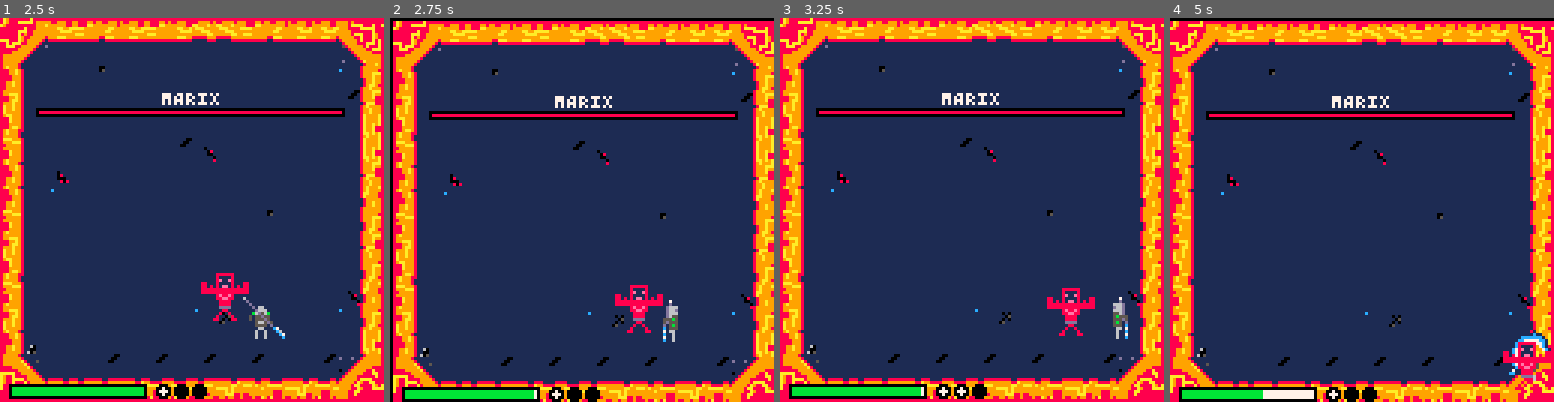
Above: before the commit, frames 1-4 (left to right).
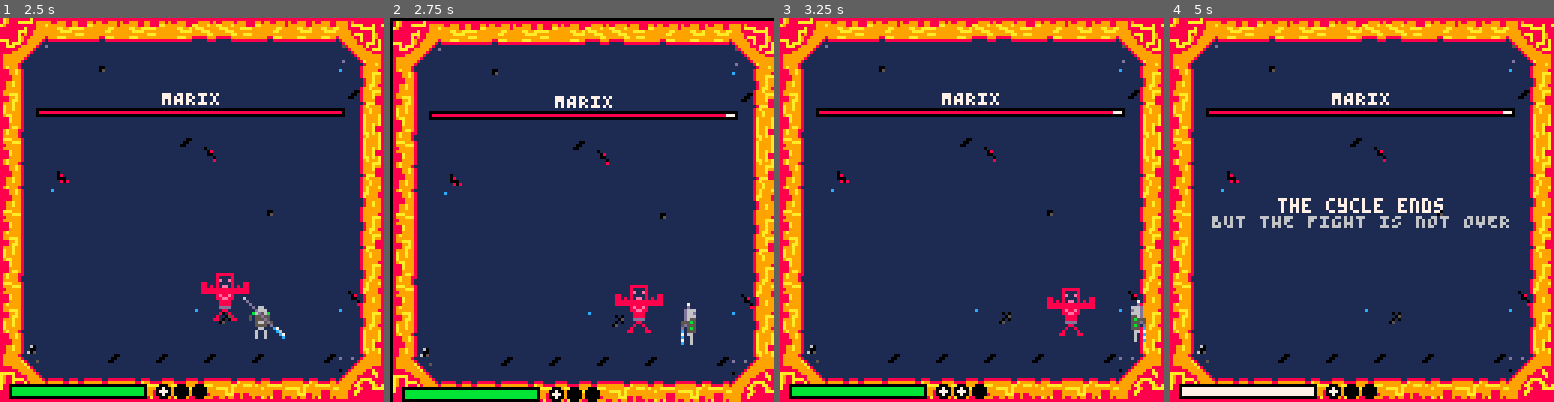
Above: after the commit, the same moments.

Repository: multikorv/pico8-godbusters
Game: PICO-8 cartridge godbusters.p8
Same seed, same stepped clock (60 frames per second), same inputs: the game is played once before the commit and once after it.
Inputs:
- Up to frame 1 (2.5 s): tap X (X key) at 0.33, 1.07, 1.85 s; tap O (Z key) at 0.7, 1.7, 2.1 s; hold Right 1.6-2.1 s; hold Up 2.15-2.42 s; hold Right from 2.47 s (still down)
- Up to frame 2 (2.75 s): keep holding Right; tap O (Z key) at 2.5 s
- Up to frame 3 (3.25 s): tap O (Z key) at 2.9 s; tap X (X key) at 2.97 s; release Right at 3.03 s; hold Left from 3.08 s (still down)
- Up to frame 4 (5 s): tap O (Z key) every 0.4 s from 3.3 to 4.9 s; release Left at 3.58 s; hold Down 3.63-3.97 s; hold Right 4.02-4.68 s; tap X (X key) at 4.08 s; hold Up from 4.73 s (still down)

Frame 1 is identical in both runs. In frame 2, 0.6% of the frame differs, in the area x 37-90%, y 25-100%; in frame 3, 0.6%; in frame 4, 17%, in the area x 0-100%, y 0-100%.

Commit message:
Add pushback and adjust health and damage taken

Diff:
--- a/godbusters.p8
+++ b/godbusters.p8
@@ -448,24 +448,27 @@
     state = action_states.walking,
     direction = direction_states.up,
     time_left_in_state = 0,
-    health = 20000,
-    max_health = 20000,
+    health = 2000,
+    max_health = 2000,
     is_alive = true,
     -- TODO: This needs to support animation etc, temp
     update = function(self)
 
-        self.velocity = (player.position - self.position):normalize() * vec:new({x = 0.5, y = 0.5, z = 0.5})
-
+        local direction_to_player = (player.position - self.position):normalize()
+
+        self.velocity = direction_to_player * vec:new({x = 0.5, y = 0.5, z = 0.5})
         self.position = self.position + self.velocity
         self:update_hitboxes()
 
         if self.hitbox:intersects(player.hitbox) then
-            player.health = mid(0, player.health - 10, player.max_health)
+            player.health = mid(0, player.health - 60, player.max_health)
             if player.health == 0 then
                 player.is_alive = false
                 input_cooldown = 1
             end
             game_camera:shake(game_camera.predefined_shake_magnitude.medium)
+            player.velocity = direction_to_player
+
             sfx(61)
         end
     end,
